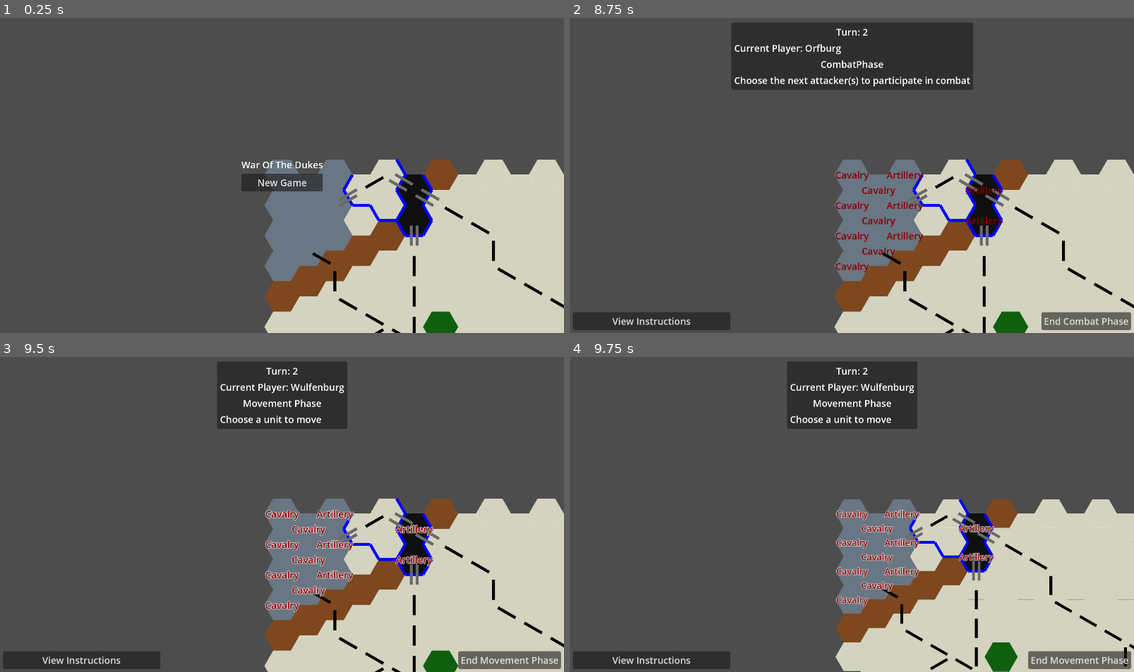
Above: before the commit, frames 1-4 (two rows, left to right).
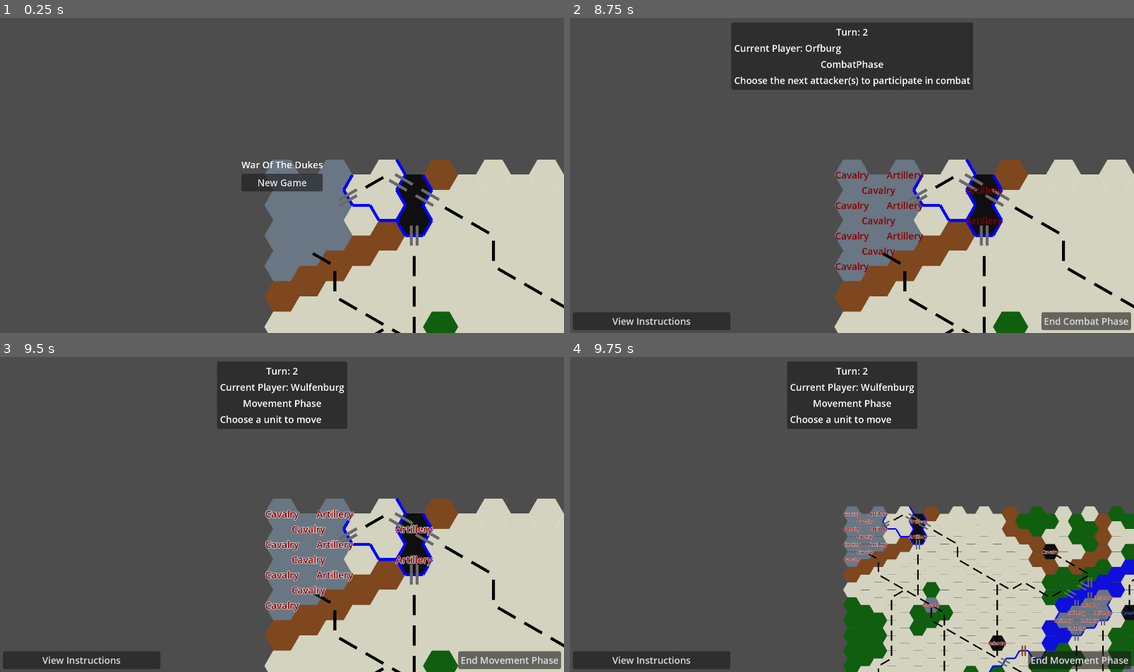
Above: after the commit, the same moments.

Repository: Jayjader/WarOfTheDukes
Game: Godot game, scene res://main_game_scene.tscn
Two runs of this game, one before a commit and one after it. Both use one fixed random seed, a clock stepped at 60 frames per second and the inputs below.
Inputs (mouse positions are in pixels of both pictures, inside the frame that each line leads up to):
- Up to frame 1 (0.25 s): no input
- Up to frame 2 (8.75 s): click "New Game" at 0.5 s; click "Confirm" at 1.25 s; click "Auto Setup Remaining" at 2 s; click "View Instructions" at 2.75 s; click "End Movement Phase" at 3.5 s; click "End Combat Phase" at 4.25 s; click "View Instructions" at 5 s; click "End Movement Phase" at 5.75 s; click "End Combat Phase" at 6.5 s; click "View Instructions" at 7.25 s; click "End Movement Phase" at 8 s
- Up to frame 3 (9.5 s): click "End Combat Phase" at 8.75 s
- Up to frame 4 (9.75 s): tap Enter at 9.5 s; move the mouse to (976, 498) at 9.52 s; hold Mouse wheel down (Decrease Camera Zoom) from 9.53 s (still down); click (976, 498) at 9.67 s

Frames 1-3 are identical in both runs. In frame 4, 17% of the frame differs, in the area x 47-100%, y 44-100%.

Commit message:
better/simpler camera zoom actions

Diff:
--- a/board/board_root.tscn
+++ b/board/board_root.tscn
@@ -18,6 +18,7 @@
 anchor_bottom = 1.0
 grow_horizontal = 2
 grow_vertical = 2
+mouse_filter = 2
 script = ExtResource("1_7ngv4")
 
 [node name="ViewportContainer" type="SubViewportContainer" parent="."]
--- a/game_session/OverBoardCamera.gd
+++ b/game_session/OverBoardCamera.gd
@@ -6,26 +6,32 @@
 
 @export var zoom_factor: float = 0.5
 
-@export var zoom_duration: float = 0.2
+@export var zoom_duration: float = 0.133
 
-var _zoom_level: float = 1.0:
-	set(new_zoom):
-		var clamped = clamp(new_zoom, min_zoom, max_zoom)
-		create_tween().tween_property(
+var _zoom_tween: Tween
+
+
+@export var scroll_panning_threshold: float = 0.1
+
+@export var invert_y_axis: bool = true
+
+func tween_zoom(new_zoom: float):
+	var clamped = clamp(new_zoom, min_zoom, max_zoom)
+	#print_debug("tween zoom from %s to %s (raw: %s)" % [self.zoom.x, clamped, new_zoom])
+	if clamped != self.zoom.x:
+		if _zoom_tween:
+			_zoom_tween.kill()
+		_zoom_tween = create_tween()
+		_zoom_tween.tween_property(
 			self,
 			"zoom",
 			Vector2.ONE * clamped,
 			zoom_duration
 		).set_ease(Tween.EASE_OUT)
-		_zoom_level = clamped
 
-@export var scroll_panning_threshold: float = 0.1
-
-@export var invert_y_axis: bool = true
-
-func _input(event):
-	# trackpad scrolling support
+func _unhandled_input(event):
 	if event is InputEventPanGesture:
+		# trackpad scrolling support
 		get_viewport().set_input_as_handled()
 		var y_abs = abs(event.delta.y)
 		if y_abs > scroll_panning_threshold:
@@ -35,16 +41,17 @@
 			action.strength = y_abs
 			Input.parse_input_event(action)
 
-func _process(delta):
-	if Input.is_action_pressed("Increase Camera Zoom"):
-		_zoom_level = log(exp(_zoom_level) * (1 + zoom_factor * delta * Input.get_action_strength("Increase Camera Zoom")))
-	if Input.is_action_pressed("Decrease Camera Zoom"):
-		_zoom_level = log(exp(_zoom_level) * (1 - zoom_factor * delta * Input.get_action_strength("Decrease Camera Zoom")))
+	elif event.is_action_pressed("Increase Camera Zoom"):
+		tween_zoom(log(exp(self.zoom.x * (1 + zoom_factor * Input.get_action_strength("Increase Camera Zoom")))))
+	elif event.is_action_pressed("Decrease Camera Zoom"):
+		tween_zoom(log(exp(self.zoom.x * (1 - zoom_factor * Input.get_action_strength("Decrease Camera Zoom")))))
+
+func _process(_delta):
 	if Input.is_action_pressed("Move Camera Left"):
-		position.x -= 20 / _zoom_level
+		position.x -= 20 / self.zoom.x
 	if Input.is_action_pressed("Move Camera Up"):
-		position.y -= 20 / _zoom_level
+		position.y -= 20 / self.zoom.x
 	if Input.is_action_pressed("Move Camera Right"):
-		position.x += 20 / _zoom_level
+		position.x += 20 / self.zoom.x
 	if Input.is_action_pressed("Move Camera Down"):
-		position.y += 20 / _zoom_level
+		position.y += 20 / self.zoom.x
